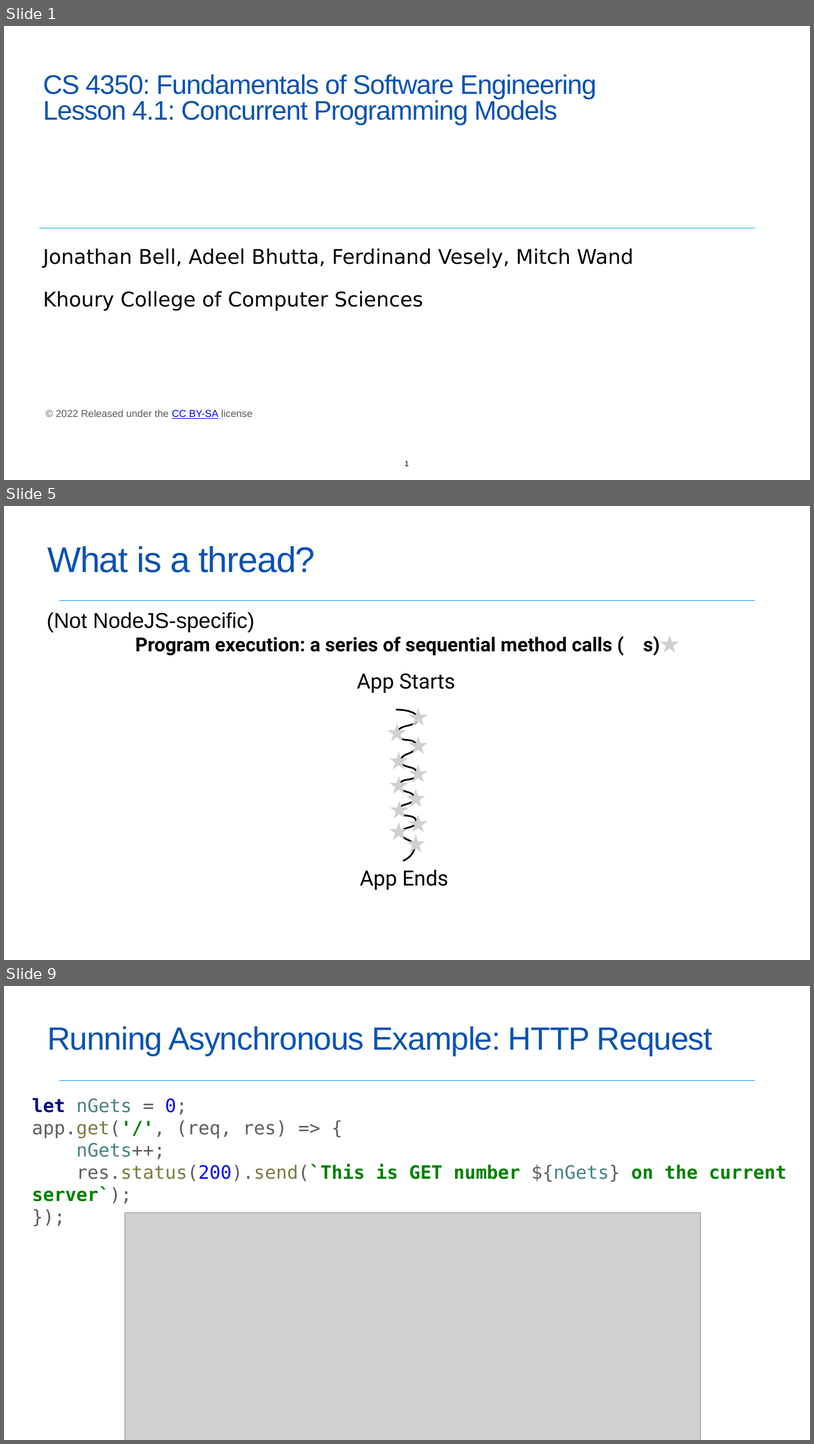
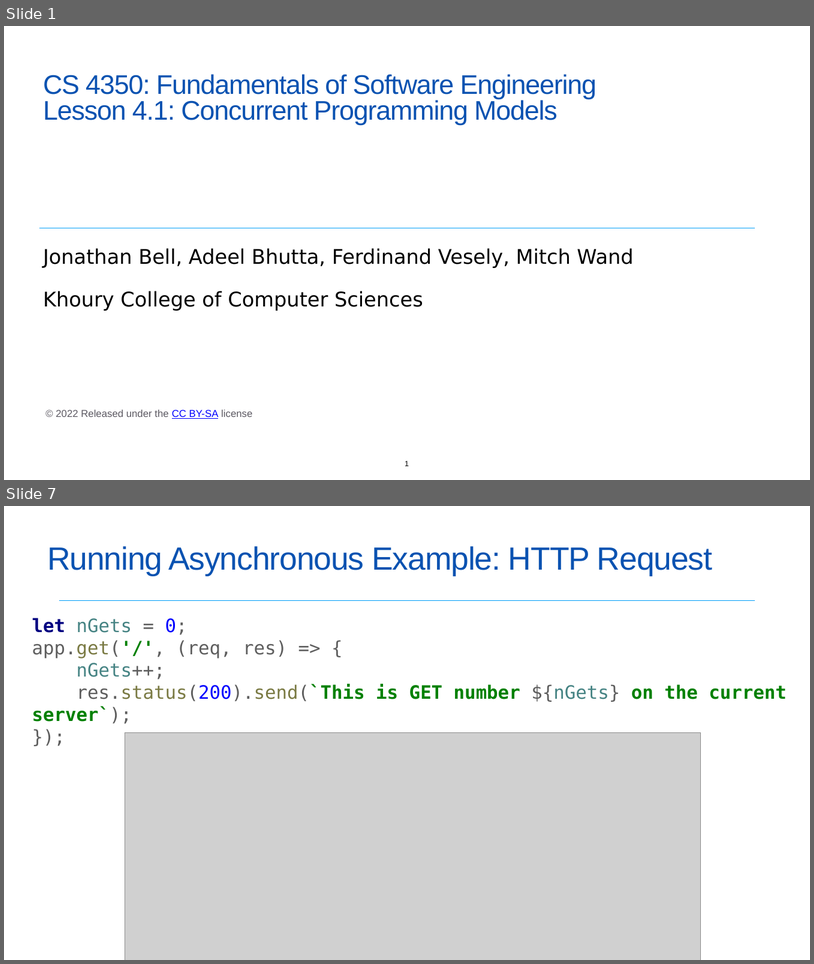
Before and after one commit to neu-se/CS4530-Spring-2022, a slide deck: Slides/Lesson 4.1 Concurrent Programming.pptx. Shown one above the other, each under a label of ours: slides 1, 5 and 9 before the commit, slides 1 and 7 after it; the slides between them are not shown. The pictures are 814x1444 and 814x964 pixels, drawn with LibreOffice and Linux fonts; fonts in the diff are those of the drawing; grey boxes stand for pictures. Boxes give left, top, right and bottom in pixels: in the first picture for what was removed or moved away, otherwise in the second. Text is boxed around its words. In the diff, an @@ line names an element or a change of style, - is before the commit and + after.

```diff
--- a/Slides/Lesson 4.1 Concurrent Programming.pptx
+++ b/Slides/Lesson 4.1 Concurrent Programming.pptx
@@ slide 5 removed at <box>4,506,810,960</box>, background #FFFFFF; not listed: 1 template element that a slide beside it also shows @@
@@ title removed at <box>47,546,315,573</box> @@
-What is a thread?
@@ text removed at <box>47,612,254,633</box> @@
-(Not NodeJS-specific)
@@ text removed at <box>135,636,660,655</box> @@
-Program execution: a series of sequential method calls ( s)
@@ picture removed at <box>661,635,680,652</box> @@
@@ text removed at <box>357,673,455,693</box> @@
-App Starts
@@ freeform shape removed at <box>396,709,418,861</box> @@
@@ picture removed at <box>410,708,428,726</box> @@
@@ picture removed at <box>388,723,407,741</box> @@
@@ picture removed at <box>410,736,428,753</box> @@
@@ picture removed at <box>390,751,409,769</box> @@
@@ picture removed at <box>410,765,428,782</box> @@
@@ picture removed at <box>390,776,409,793</box> @@
@@ picture removed at <box>407,789,426,807</box> @@
@@ picture removed at <box>390,801,410,818</box> @@
@@ picture removed at <box>390,822,409,840</box> @@
@@ picture removed at <box>410,814,428,832</box> @@
@@ picture removed at <box>407,834,426,852</box> @@
@@ text removed at <box>360,869,449,889</box> @@
-App Ends
@@ what was slide 9 is now slide 7 @@
```
Also in this commit, not shown: 16 slides changed, 4 other slides removed, 1 other file.
